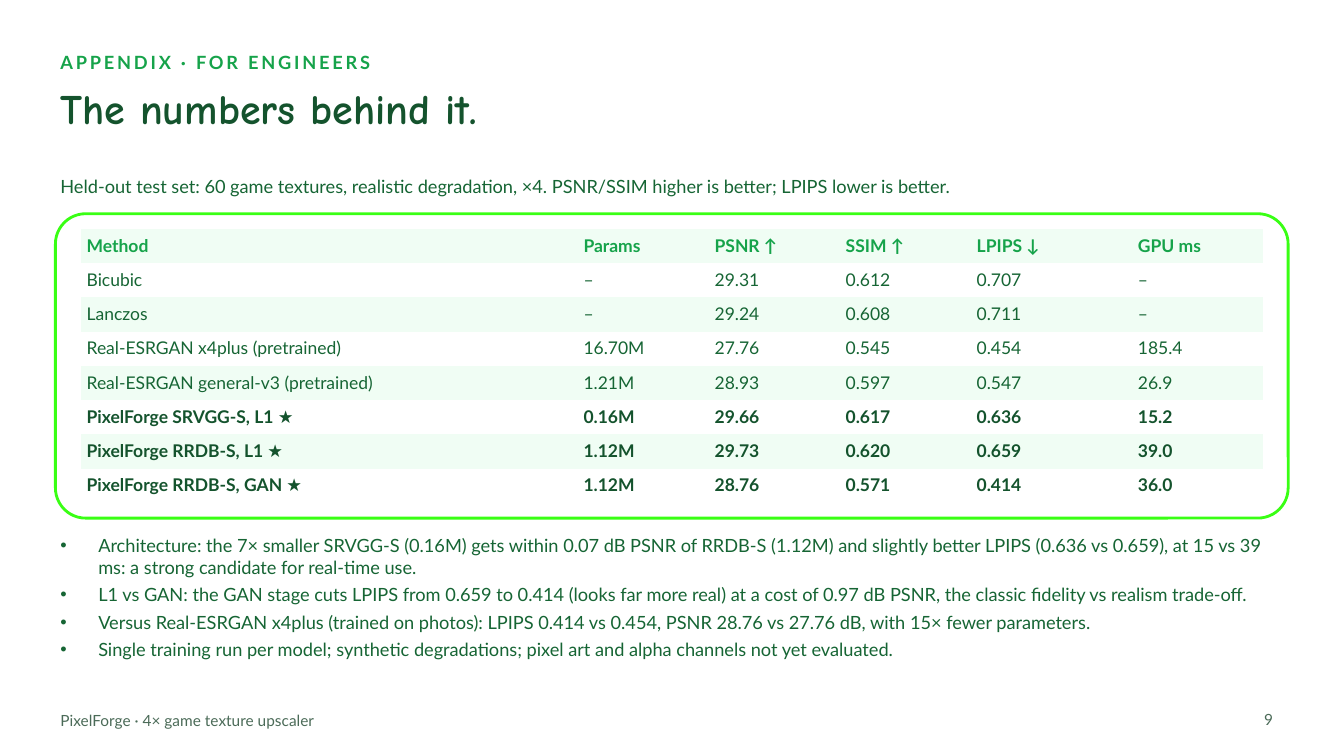
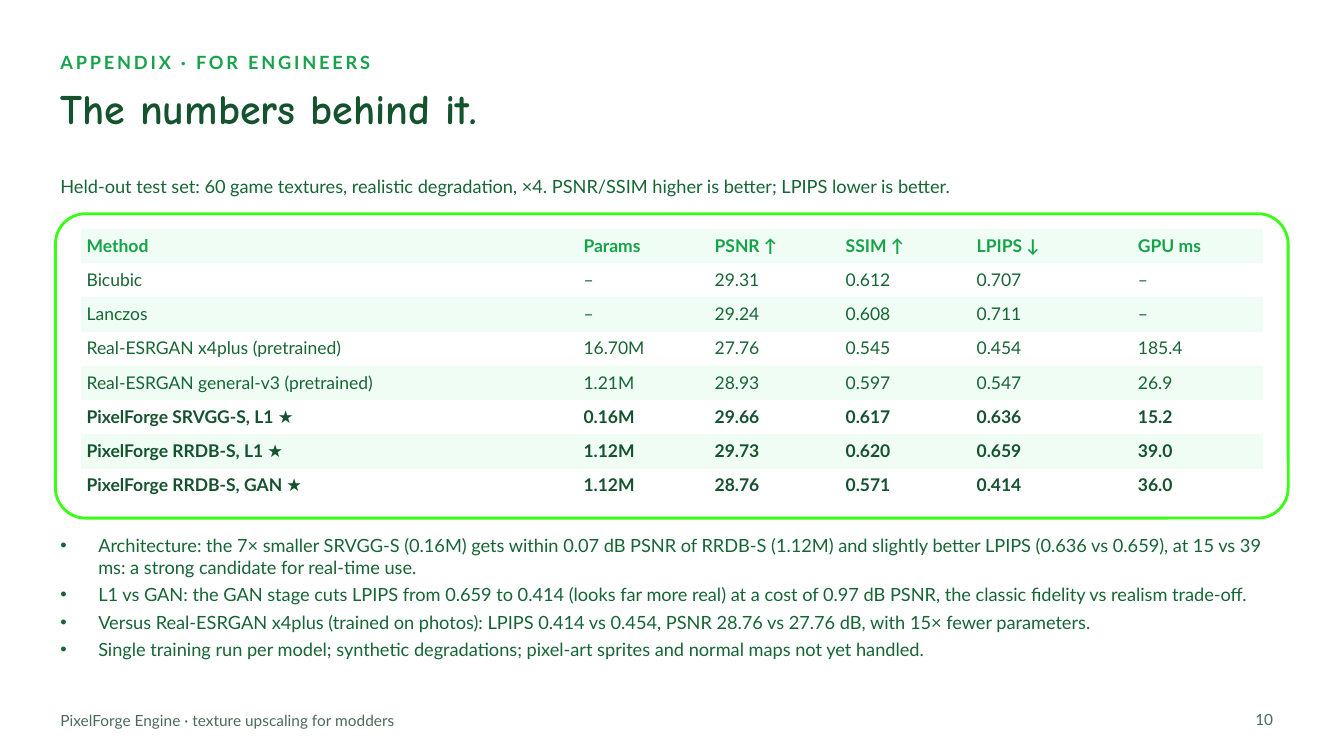
Before and after one commit to Priyanshu-Singh-git/pixelforge, a slide deck: slide 10 of presentation/deck.pptx (slide 9 before the commit). Drawn at 1344x756 pixels with LibreOffice and Linux fonts; fonts in the diff are those of the drawing. Boxes give left, top, right and bottom in pixels: in the first picture for what was removed or moved away, otherwise in the second. Text is boxed around its words. In the diff, an @@ line names an element or a change of style, - is before the commit and + after.

```diff
--- a/presentation/deck.pptx
+++ b/presentation/deck.pptx
@@ text at [98,642,924,660]: text changed @@
-• Single training run per model; synthetic degradations; pixel art and alpha channels not yet evaluated.
+• Single training run per model; synthetic degradations; pixel-art sprites and normal maps not yet handled.
@@ text at [60,714,394,729]: text changed @@
-PixelForge · 4× game texture upscaler
+PixelForge Engine · texture upscaling for modders
@@ page number at [1255,714,1273,725]: text changed @@
-9
+10
```
Also in this commit, not shown: 7 other slides changed, 2 slides added, 1 slide removed, 18 other files.
